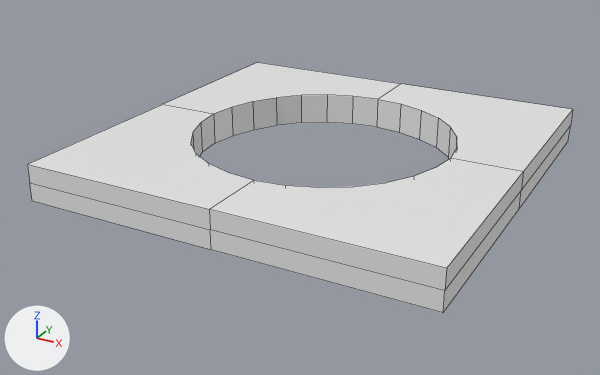
The Blender file Assets/FloorWithHole.blend: old version first, new version second.
The view is the same before and after, from a camera (50 mm lens) standing at (1.96, -3.83, 1.67) and looking at (-0.08, -0.13, -0.18). Arrows for +X, +Y and +Z are at lower left; the lights stay in place. Mesh edges are drawn as thin lines.
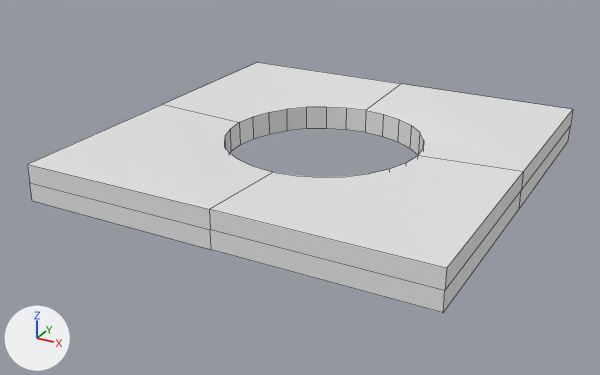
What differs and where, as boxes (x1, y1, x2, y2) in the pictures (600 x 375 px; the box of a moved part takes in the faces that stretch with it):
```json
{"part": 1, "of": "me_cube", "change": "moved or reshaped", "before": [167, 83, 517, 209], "after": [167, 83, 517, 209]}
```

Scene script edits in JSON lines:
```json
{"block": "me_cube", "where": "me_cube.from_pydata(...)  # 80 vertices, 48 faces; spans x -1.0..1.0, y -1.0..1.0, z -1.0..1.0"}
{"block": "me_cube", "where": "# used by ob_cube_001; location = (0.0, 0.0, 0.0); scale = (1.1, 1.1, 0.1)"}
{"block": "me_cube", "change": "me_cube part 1: all 56 vertices in x -0.66..0.66, y -0.66..0.66, z -0.82..1.0 are scaled about their middle by 0.756"}
```
